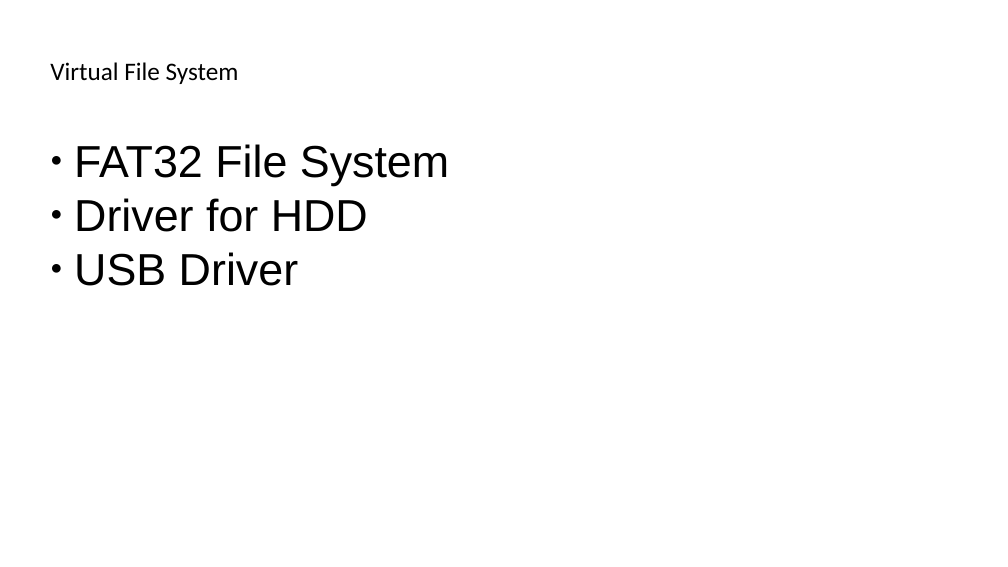
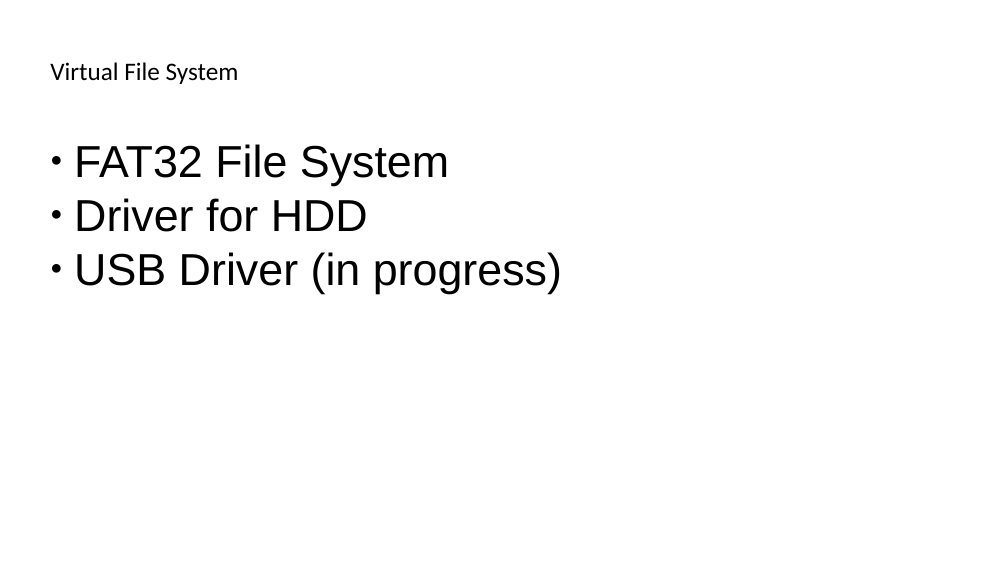
Before and after one commit to sPyOpenSource/applications, a slide deck: slide 10 of COC/docs/Ep1-This-App-Skips-Login-Screen.odp (slide 9 before the commit). Drawn at 1008x567 pixels with LibreOffice and Linux fonts; fonts in the diff are those of the drawing. Boxes give left, top, right and bottom in pixels: in the first picture for what was removed or moved away, otherwise in the second. Text is boxed around its words. In the diff, an @@ line names an element or a change of style, - is before the commit and + after.

```diff
--- a/COC/docs/Ep1-This-App-Skips-Login-Screen.odp
+++ b/COC/docs/Ep1-This-App-Skips-Login-Screen.odp
@@ subtitle at [74, 252, 562, 293]: text changed @@
-● USB Driver
+● USB Driver (in progress)
```
Also in this commit, not shown: 1 other slide changed, 1 slide added, 6 other files.
